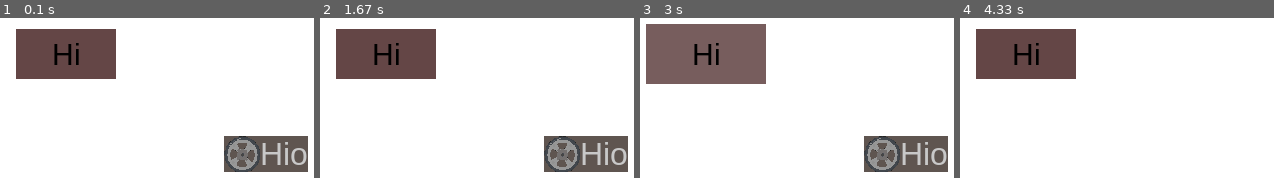
Above: before the commit, frames 1-4 (left to right).
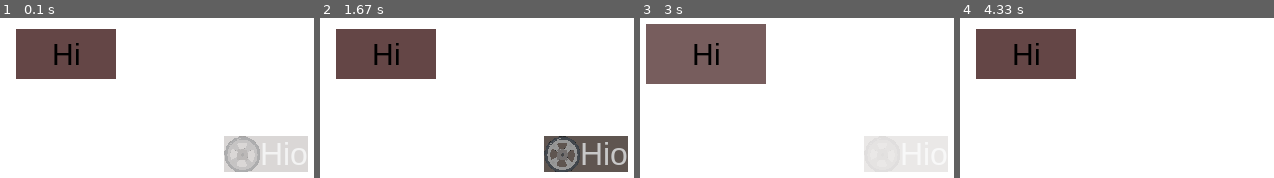
Above: after the commit, the same moments.

Repository: Valdotorium/pygame_helpers
Game: pygame game, started from main.py
Same seed, same stepped clock (60 frames per second), same inputs: the game is played once before the commit and once after it.
Inputs (mouse positions are in pixels of both pictures, inside the frame that each line leads up to):
- Up to frame 1 (0.1 s): no input
- Up to frame 2 (1.67 s): click "Hi" at 0.38 s; click (outside the picture) at 0.72 s; click (338, 64) at 1.05 s; click (outside the picture) at 1.38 s
- Up to frame 3 (3 s): click (718, 35) at 1.72 s; click (outside the picture) at 2.05 s; click "Hi" at 2.88 s
- Up to frame 4 (4.33 s): click (outside the picture) at 3.22 s

The runs differ from the first frame. In frame 1, 6.0% of the frame differs, in the area x 71-99%, y 73-97%; in frame 2, nothing differs; in frame 3, 6.0%; in frame 4, nothing differs.

Commit message:
fade-in an fade-out for textboxes

Diff:
--- a/text.py
+++ b/text.py
@@ -13,13 +13,30 @@
         self.textRect.center = (self.x, self.y)
         self.ticks = ticks
         self.icon = icon
+        #for fade-in animation
+        self.alpha = 0
         if self.icon != None:
             #icon images must be square
             self.icon = pygame.transform.scale(self.icon,(self.textRect.height , self.textRect.height ))
 
     def draw(self, screen):
-        screen.blit(self.font.render(self.text, True, self.color, self.bgcolor), self.textRect)
+        surface = (self.font.render(self.text, True, self.color, self.bgcolor), self.textRect)
+        #apply alpha
+        surface[0].set_alpha(self.alpha)
+        screen.blit(surface[0], surface[1])
+        if self.ticks > 13:
+            self.alpha += 15
+            if self.alpha > 255:
+                self.alpha = 255
+        else:
+            self.alpha -= 20
+            if self.alpha < 0:
+                self.alpha = 0
+
         if self.icon!= None:
+            # apply alpha to icon
+            self.icon.set_alpha(self.alpha)
+            #blit icon to the screen
             screen.blit(self.icon, (self.x - self.textRect.width / 2, self.y - self.textRect.height / 2))
         self.ticks -= 1
 
